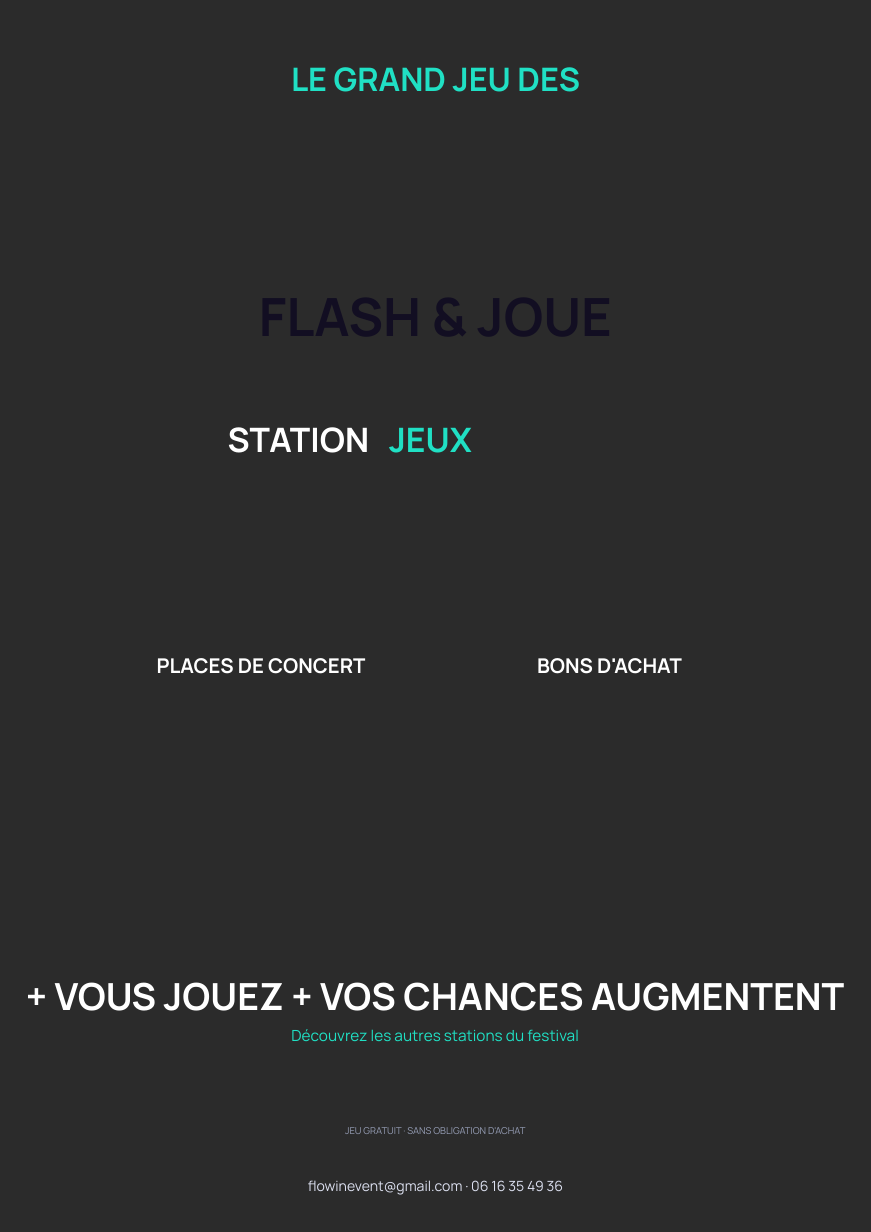
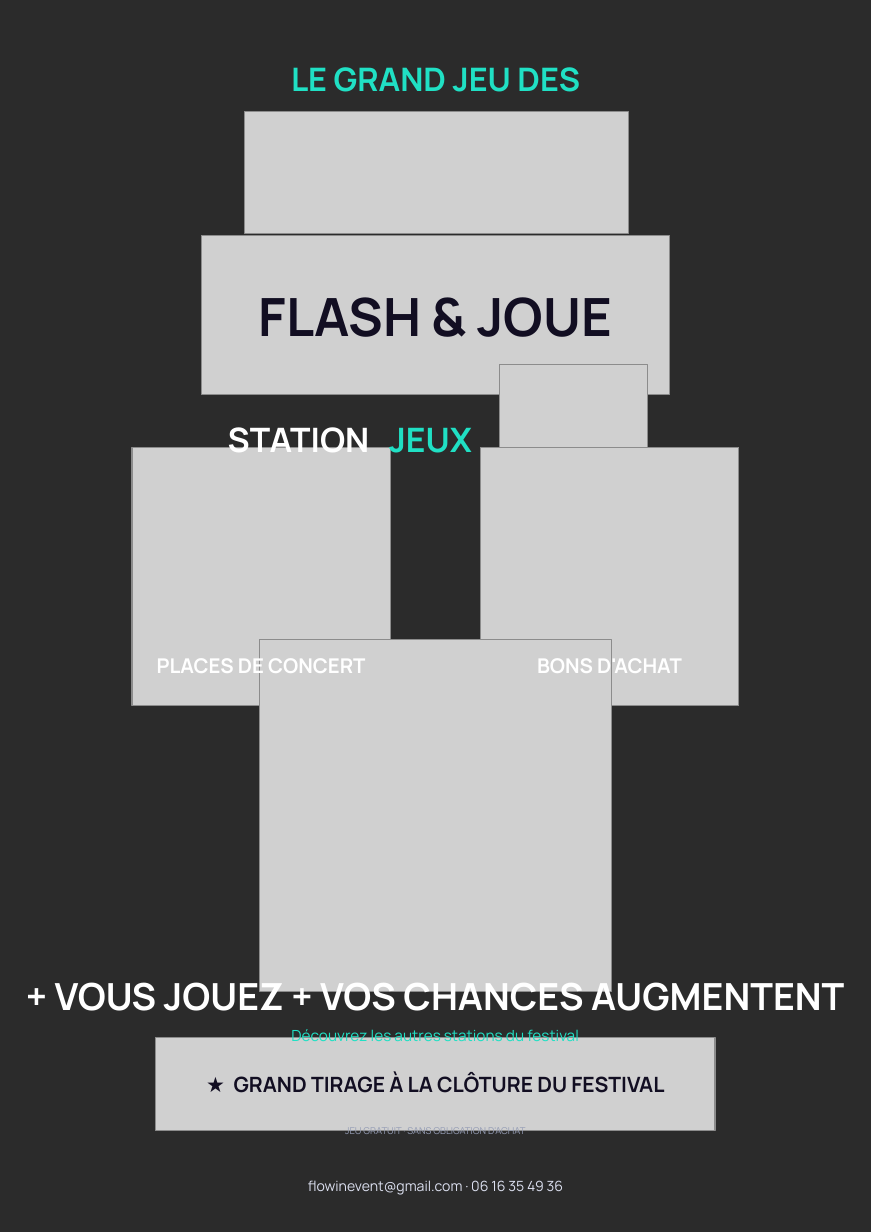
Before and after one commit to flowinevent-ping/flowin-events-, a slide deck: slide 1 of admin/public/nds/kit-digital/giordano/nds_a4_giordano-editable.pptx. Drawn at 871x1232 pixels with LibreOffice and Linux fonts; fonts in the diff are those of the drawing; grey boxes stand for pictures; background and template pictures are left out; a plain dark background stands for a picture behind light text. Boxes give left, top, right and bottom in pixels: in the first picture for what was removed or moved away, otherwise in the second. Text is boxed around its words. In the diff, an @@ line names an element or a change of style, - is before the commit and + after.

```diff
--- a/admin/public/nds/kit-digital/giordano/nds_a4_giordano-editable.pptx
+++ b/admin/public/nds/kit-digital/giordano/nds_a4_giordano-editable.pptx
@@ picture added at box(244, 112, 628, 234) @@
@@ picture added at box(201, 236, 669, 395) @@
@@ picture added at box(499, 364, 647, 512) @@
@@ picture added at box(132, 447, 390, 705) @@
@@ picture added at box(480, 447, 738, 705) @@
@@ picture added at box(260, 639, 611, 990) @@
@@ picture added at box(156, 1037, 715, 1131) @@
@@ text added at box(234, 1072, 664, 1093), 14.4 pt, text #120E22, bold @@
+★ GRAND TIRAGE À LA CLÔTURE DU FESTIVAL
```
Also in this commit, not shown: 27 other files.
